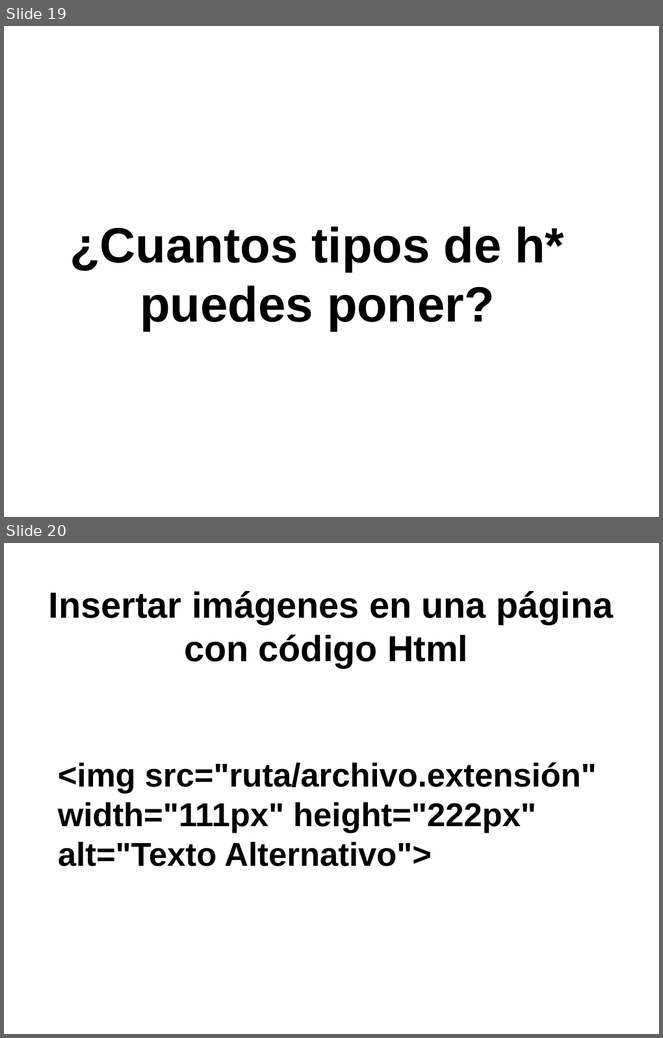
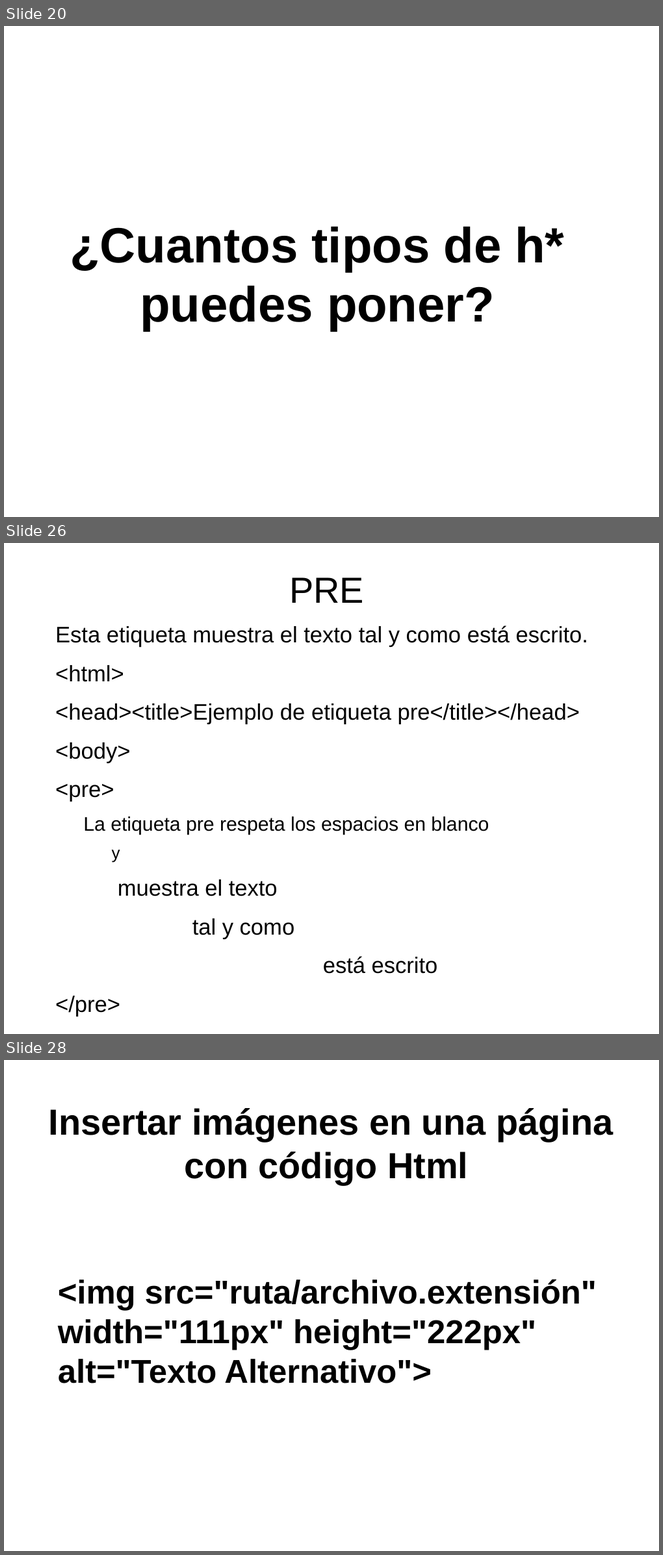
Before and after one commit to toblerone554/CampusInfantil2016, a slide deck: Veteranos/html/PresentaciónHTML.odp. Shown one above the other, each under a label of ours: slides 19 and 20 before the commit, slides 20, 26 and 28 after it; the slides between them are not shown. The pictures are 663x1038 and 663x1555 pixels, drawn with LibreOffice and Linux fonts; fonts in the diff are those of the drawing. Boxes give left, top, right and bottom in pixels: in the first picture for what was removed or moved away, otherwise in the second. Text is boxed around its words. In the diff, an @@ line names an element or a change of style, - is before the commit and + after.

Commit message:
Subidos ejercicios practicos HTML

```diff
--- a/Veteranos/html/PresentaciónHTML.odp
+++ b/Veteranos/html/PresentaciónHTML.odp
@@ slide 26 added at [4,543,659,1034], background #FFFFFF @@
@@ title added at [289,577,364,603], 44 pt, text #000000 @@
+PRE
@@ text added at [55,626,588,1017], 27.2 pt, text #000000 @@
+Esta etiqueta muestra el texto tal y como está escrito.
+<html>
+<head><title>Ejemplo de etiqueta pre</title></head>
+<body>
+<pre>
+  La etiqueta pre respeta los espacios en blanco
+    y
+muestra el texto
+tal y como
+está escrito
+</pre>
+<p>
+</body>
+</html>
@@ what was slide 19 is now slide 20 @@
@@ what was slide 20 is now slide 28 @@
```
Also in this commit, not shown: 6 slides changed, 9 other slides added, 18 other files.
